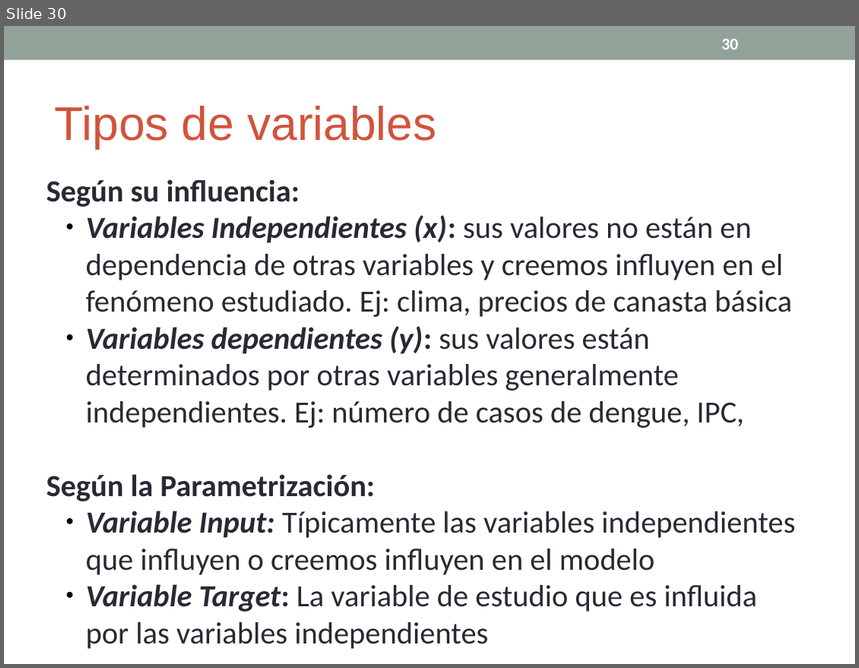
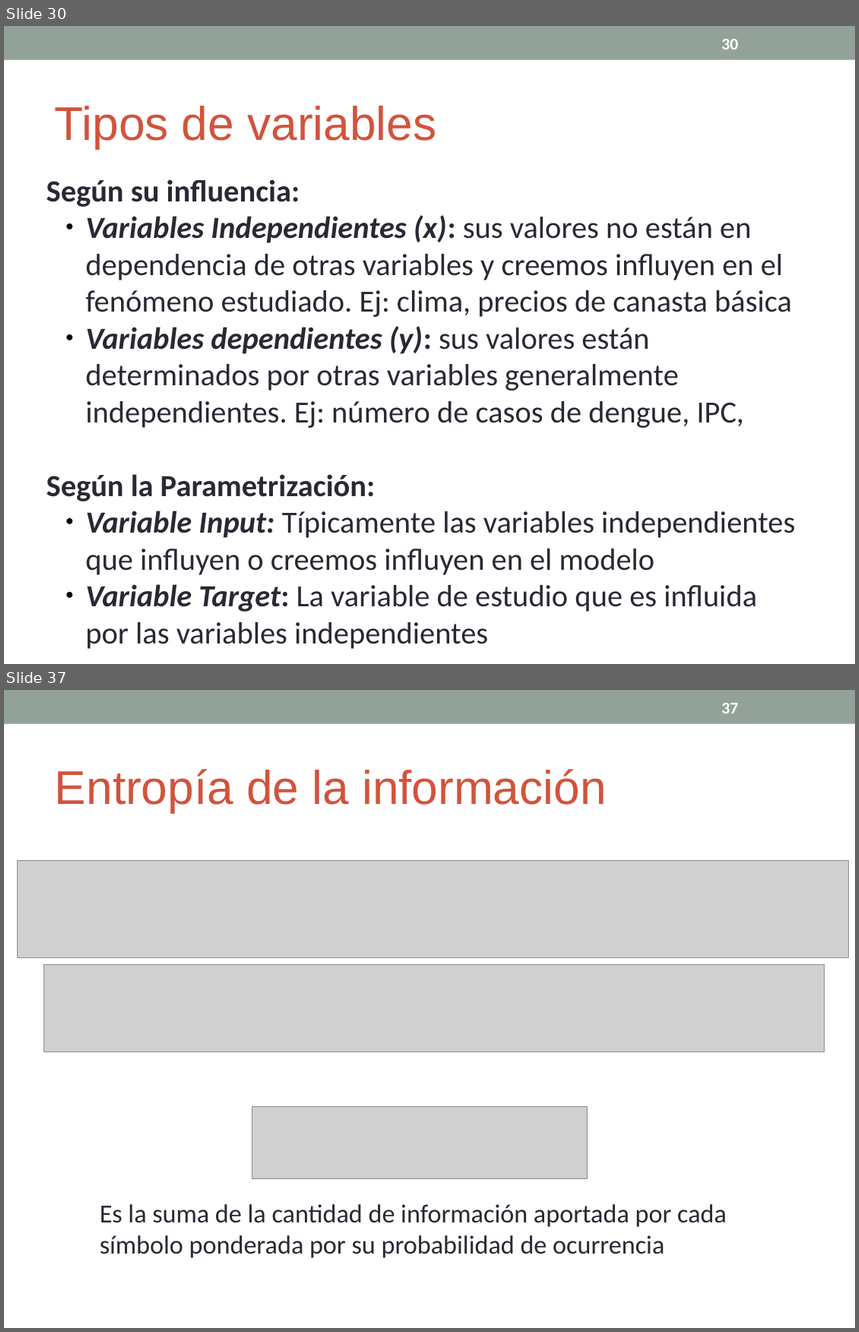
Before and after one commit to cdsparaguay/cursodwh, a slide deck: clases/DWH_Clase03.ppt. Shown one above the other, each under a label of ours: slide 30 before the commit, slides 30 and 37 after it; the slides between them are not shown. The pictures are 859x668 and 859x1332 pixels, drawn with LibreOffice and Linux fonts; fonts in the diff are those of the drawing; grey boxes stand for pictures. Boxes give left, top, right and bottom in pixels: in the first picture for what was removed or moved away, otherwise in the second. Text is boxed around its words. In the diff, an @@ line names an element or a change of style, - is before the commit and + after.

```diff
--- a/clases/DWH_Clase03.ppt
+++ b/clases/DWH_Clase03.ppt
@@ slide 37 added at (4, 690, 855, 1328), background #FFFFFF; not listed: 1 template element that a slide beside it also shows @@
@@ page number added at (721, 703, 738, 714), 14 pt, text #FFFFFF, bold @@
+37
@@ text added at (55, 769, 606, 813), 40 pt, text #D2533C @@
+Entropía de la información
@@ picture added at (18, 860, 848, 958) @@
@@ picture added at (44, 965, 825, 1052) @@
@@ picture added at (252, 1107, 587, 1179) @@
@@ text added at (100, 1205, 727, 1258), 22 pt, text #292934 @@
+Es la suma de la cantidad de información aportada por cada símbolo ponderada por su probabilidad de ocurrencia
```
Also in this commit, not shown: 5 other slides added, 2 other files.
